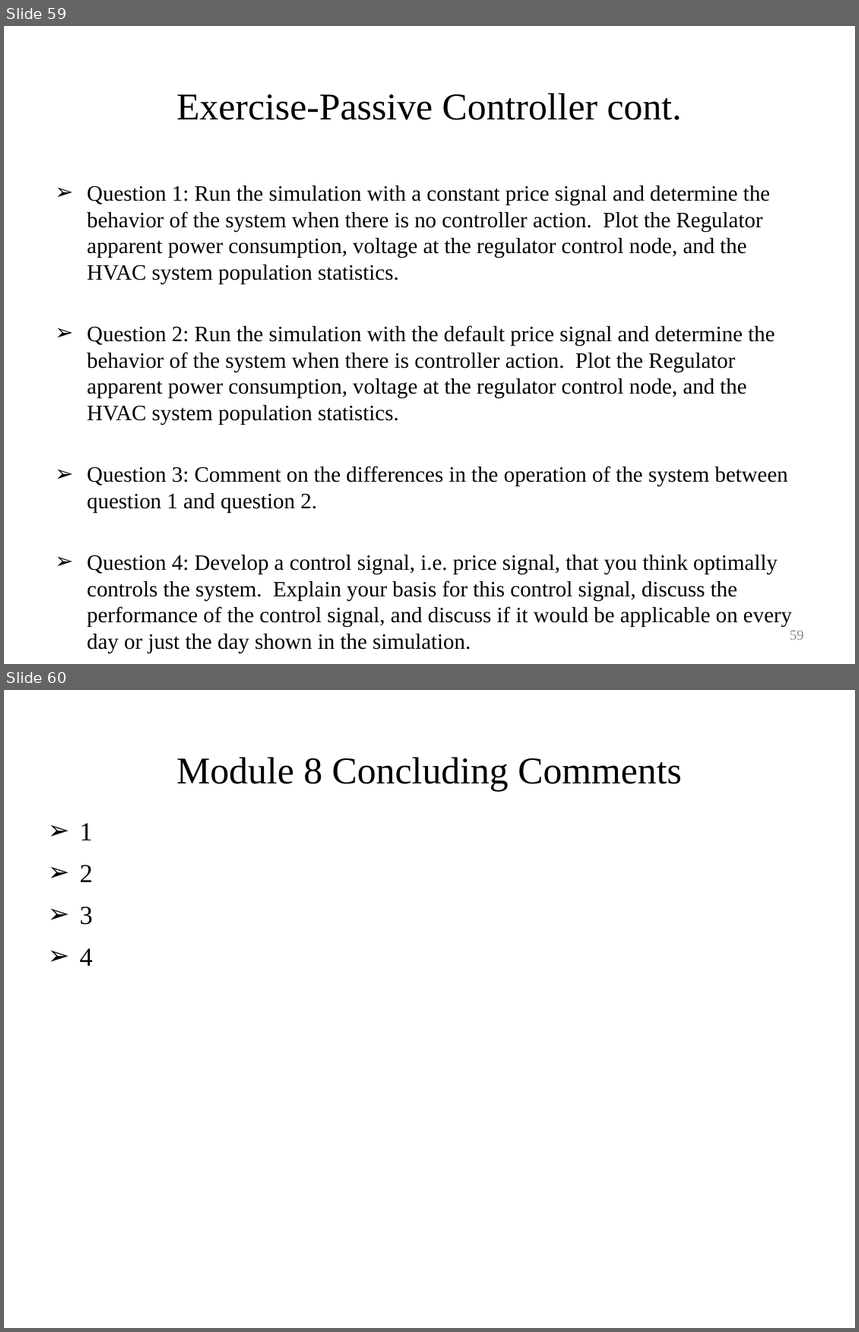
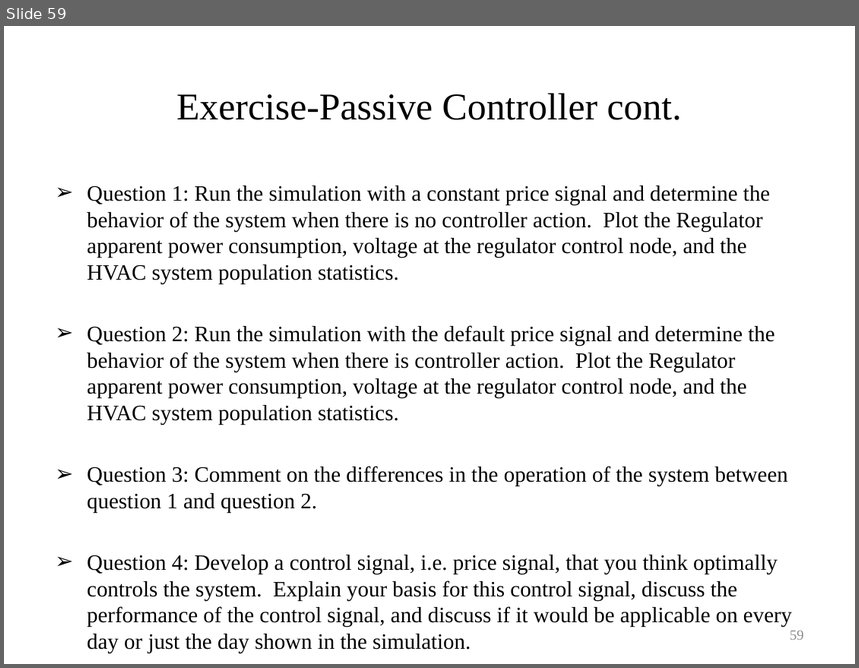
Before and after one commit to gridlab-d/course, a slide deck: University of Washington Class/Module 8 - Demand response.pptx. Shown one above the other, each under a label of ours: slides 59 and 60 before the commit, slide 59 after it. The pictures are 859x1332 and 859x668 pixels, drawn with LibreOffice and Linux fonts; fonts in the diff are those of the drawing. Boxes give left, top, right and bottom in pixels: in the first picture for what was removed or moved away, otherwise in the second. Text is boxed around its words. In the diff, an @@ line names an element or a change of style, - is before the commit and + after.

```diff
--- a/University of Washington Class/Module 8 - Demand response.pptx
+++ b/University of Washington Class/Module 8 - Demand response.pptx
@@ slide 60 removed at (4,690,855,1328), background #FFFFFF @@
@@ title removed at (177,757,682,791) @@
-Module 8 Concluding Comments
@@ text removed at (80,823,93,966) @@
-➢ 1
-➢ 2
-➢ 3
-➢ 4
```
Also in this commit, not shown: 1 slide added, 4 other files.
